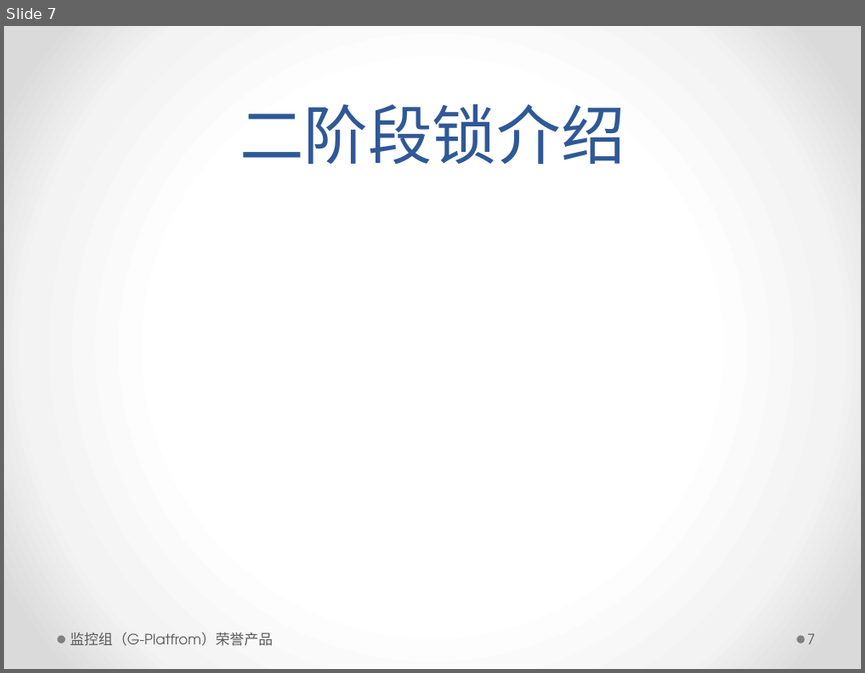
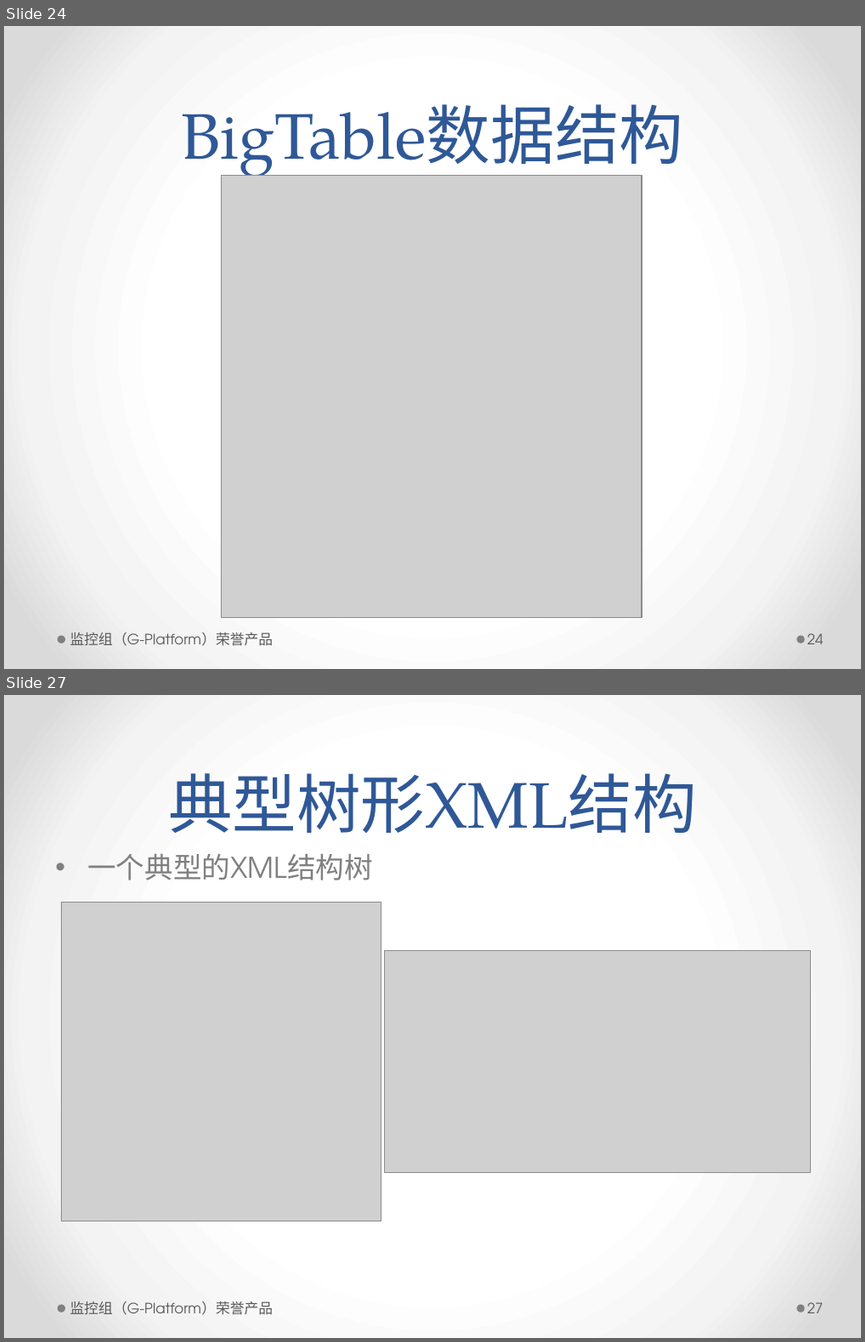
Before and after one commit to ccnt/ccntdb.core.algorithm, a slide deck: Algorithm/文档/ccntDB分布式数据库一致性问题.pptx. Shown one above the other, each under a label of ours: slide 7 before the commit, slides 24 and 27 after it; the slides between them are not shown. The pictures are 865x673 and 865x1342 pixels, drawn with LibreOffice and Linux fonts; fonts in the diff are those of the drawing; grey boxes stand for pictures. Boxes give left, top, right and bottom in pixels: in the first picture for what was removed or moved away, otherwise in the second. Text is boxed around its words. In the diff, an @@ line names an element or a change of style, - is before the commit and + after.

```diff
--- a/Algorithm/文档/ccntDB分布式数据库一致性问题.pptx
+++ b/Algorithm/文档/ccntDB分布式数据库一致性问题.pptx
@@ slide 27 added at bbox=[4, 695, 861, 1338], background gradient #FFFFFF to #F4F4F4 to #DADADA; not listed: 2 template elements that a slide beside it also shows @@
@@ title added at bbox=[168, 773, 697, 833], 54 pt, text #2F5897 @@
+典型树形XML结构
@@ text added at bbox=[87, 853, 373, 880], 24 pt, text #808080 @@
+• 一个典型的XML结构树
@@ picture added at bbox=[62, 902, 381, 1221] @@
@@ picture added at bbox=[385, 950, 811, 1171] @@
@@ text added at bbox=[70, 1301, 273, 1315], 12 pt, text #595959 @@
+监控组（G-Platform）荣誉产品
@@ page number added at bbox=[807, 1302, 823, 1313], 12 pt, text #595959 @@
+27
@@ what was slide 7 is now slide 24 @@
@@ slide 24 changed as well @@
@@ title at bbox=[182, 104, 683, 182]: text changed @@
-二阶段锁介绍
+BigTable数据结构
@@ picture added at bbox=[221, 176, 642, 618] @@
@@ text at bbox=[70, 632, 273, 646]: text changed @@
-监控组（G-Platfrom）荣誉产品
+监控组（G-Platform）荣誉产品
@@ page number at bbox=[807, 633, 823, 644]: text changed @@
-7
+24
```
Also in this commit, not shown: 9 other slides changed, 28 other slides added.
